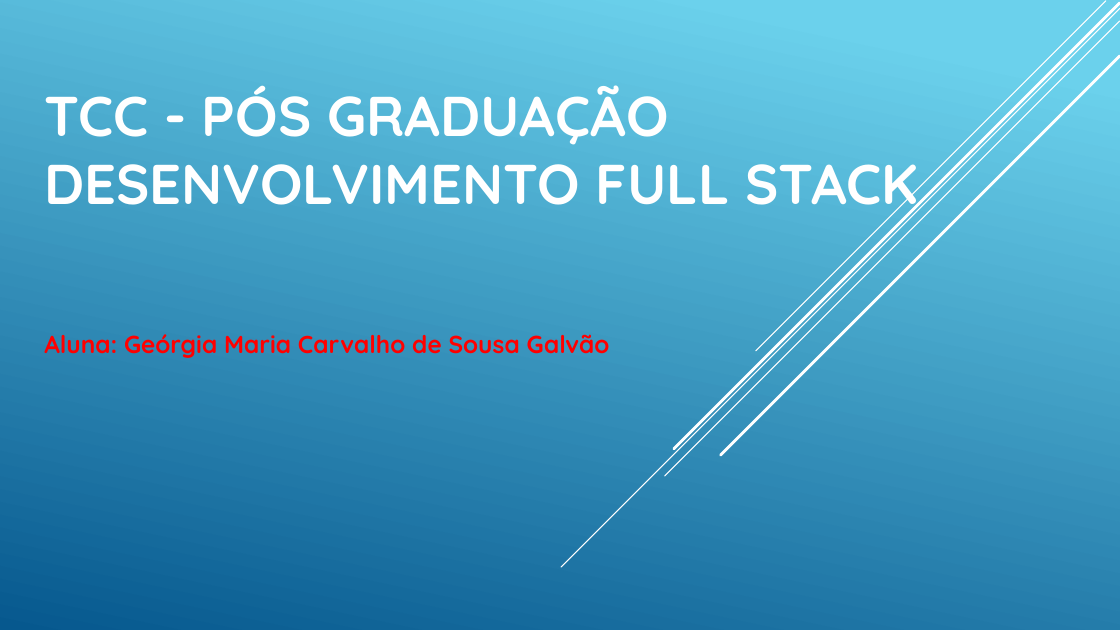
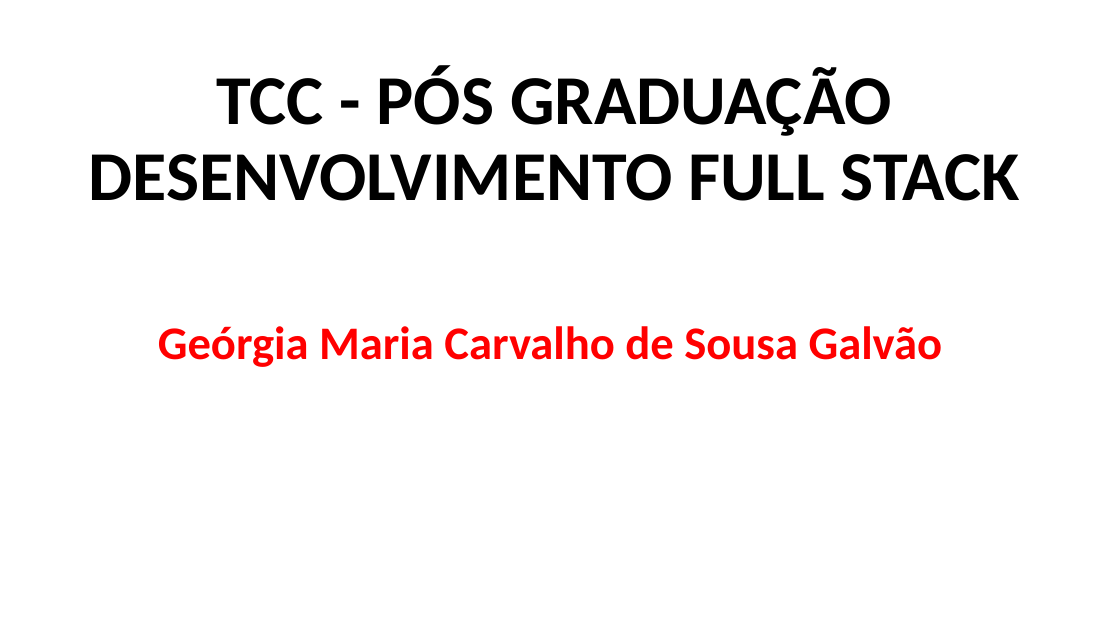
Before and after one commit to georgiamcs/posPucMinas2022, a slide deck: slide 1 of projetoConclusaoPos/tcc/apresentacao.pptx. Drawn at 1120x630 pixels with LibreOffice and Linux fonts; fonts in the diff are those of the drawing. Boxes give left, top, right and bottom in pixels: in the first picture for what was removed or moved away, otherwise in the second. Text is boxed around its words. In the diff, an @@ line names an element or a change of style, - is before the commit and + after.

```diff
--- a/projetoConclusaoPos/tcc/apresentacao.pptx
+++ b/projetoConclusaoPos/tcc/apresentacao.pptx
@@ background gradient #6ED2EB to #06588E to #FFFFFF @@
@@ line removed from (1120, 8) to (561, 567) @@
@@ line removed from (1120, 21) to (665, 476) @@
@@ line removed from (1120, 3) to (674, 449) @@
@@ line removed from (1106, 1) to (756, 351) @@
@@ title "TCC - PÓS GRADUAÇÃO DESENVOLVIMENTO ..." at [89,66,1019,201]: size 48 to 60 pt, font Quicksand to Calibri, text colour #FFFFFF to #000000; alignment left to centre; line spacing 1 to 0.9 @@
@@ line removed from (1120, 56) to (721, 455) @@
@@ subtitle at [158,326,943,367]: text changed; size 21 to 40 pt; font Quicksand to Calibri @@
-Aluna: Geórgia Maria Carvalho de Sousa Galvão
+Geórgia Maria Carvalho de Sousa Galvão
```
Also in this commit, not shown: 3 slides added, 1 slide removed, 7 other files.
